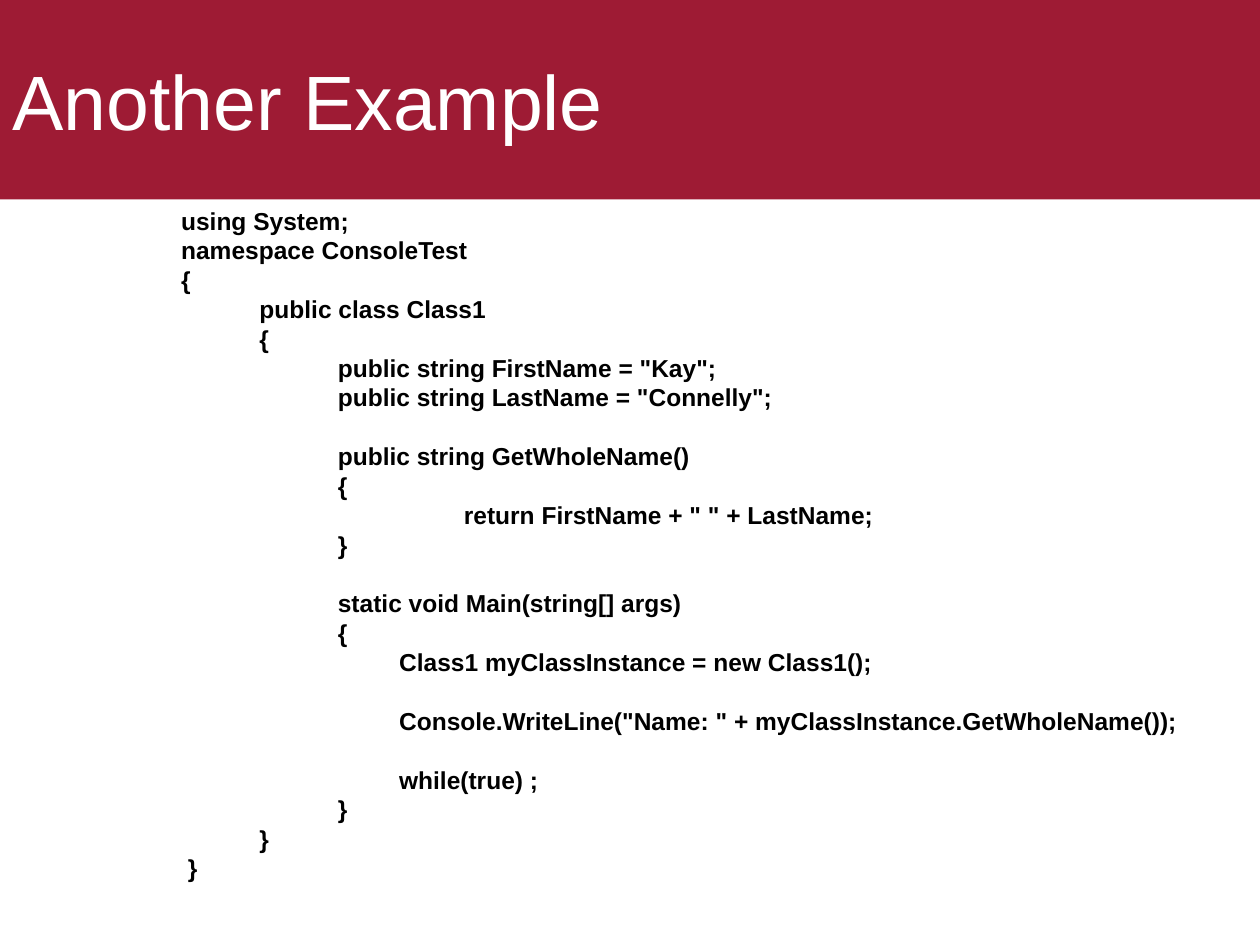
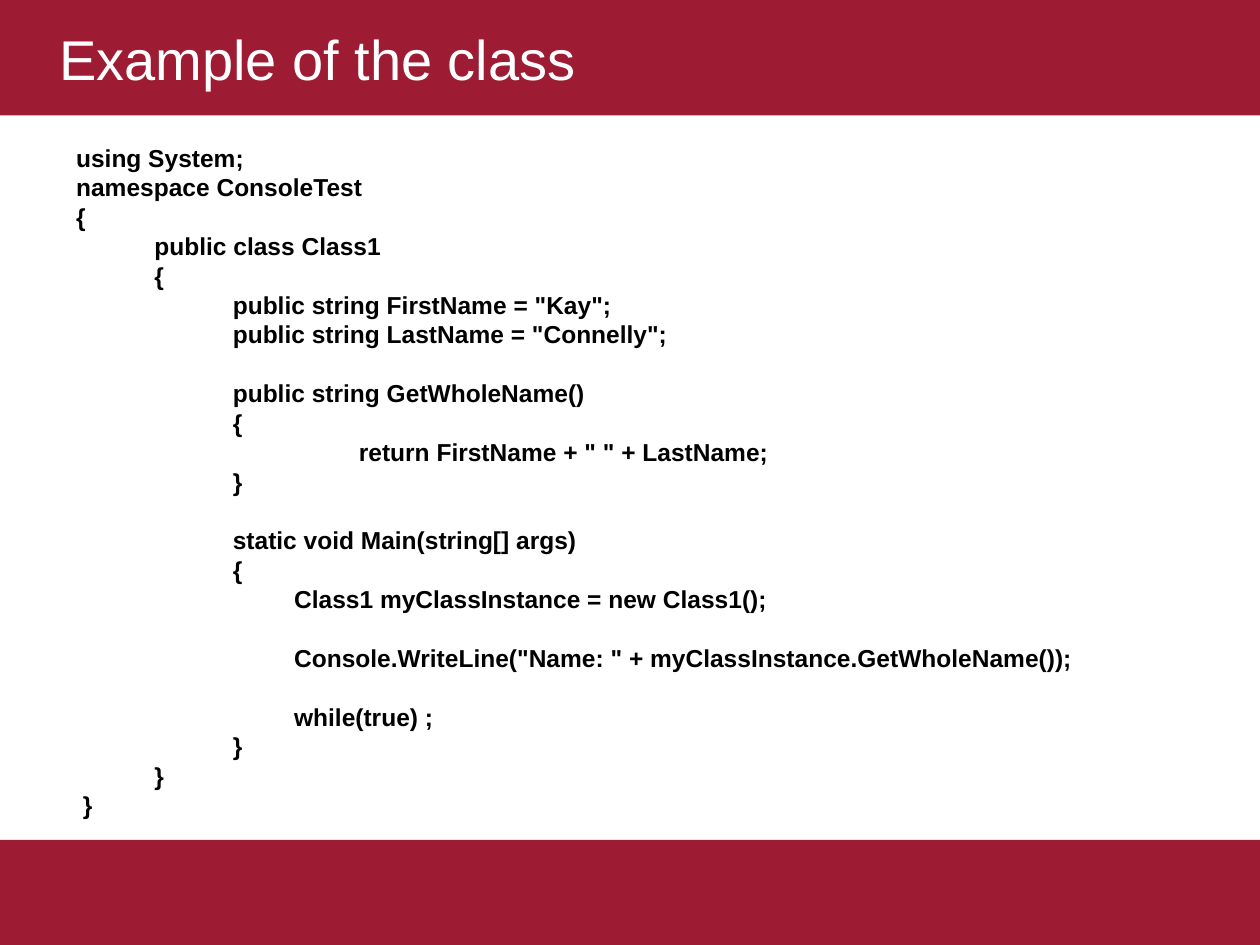
Before and after one commit to ekof-dss/teaching-samples-2021-22, a slide deck: slide 14 of presentations/02-c-sharp-oop.ppt (slide 7 before the commit). Drawn at 1260x945 pixels with LibreOffice and Linux fonts; fonts in the diff are those of the drawing. Boxes give left, top, right and bottom in pixels: in the first picture for what was removed or moved away, otherwise in the second. Text is boxed around its words. In the diff, an @@ line names an element or a change of style, - is before the commit and + after.

```diff
--- a/presentations/02-c-sharp-oop.ppt
+++ b/presentations/02-c-sharp-oop.ppt
@@ title "Example of the class" resized from (x1=0, y1=0, x2=1260, y2=199) to (x1=0, y1=0, x2=1260, y2=116) @@
@@ title at (x1=59, y1=39, x2=576, y2=90): text changed; size 44 to 32 pt @@
-Another Example
+Example of the class
@@ text "using System;" moved from (x1=181, y1=212, x2=1176, y2=794) to (x1=76, y1=149, x2=1071, y2=731) @@
@@ rectangle added at (x1=0, y1=840, x2=1260, y2=945), fill #9E1B34 @@
```
Also in this commit, not shown: 2 other slides changed, 27 slides added, 1 slide removed, 2 other files.
